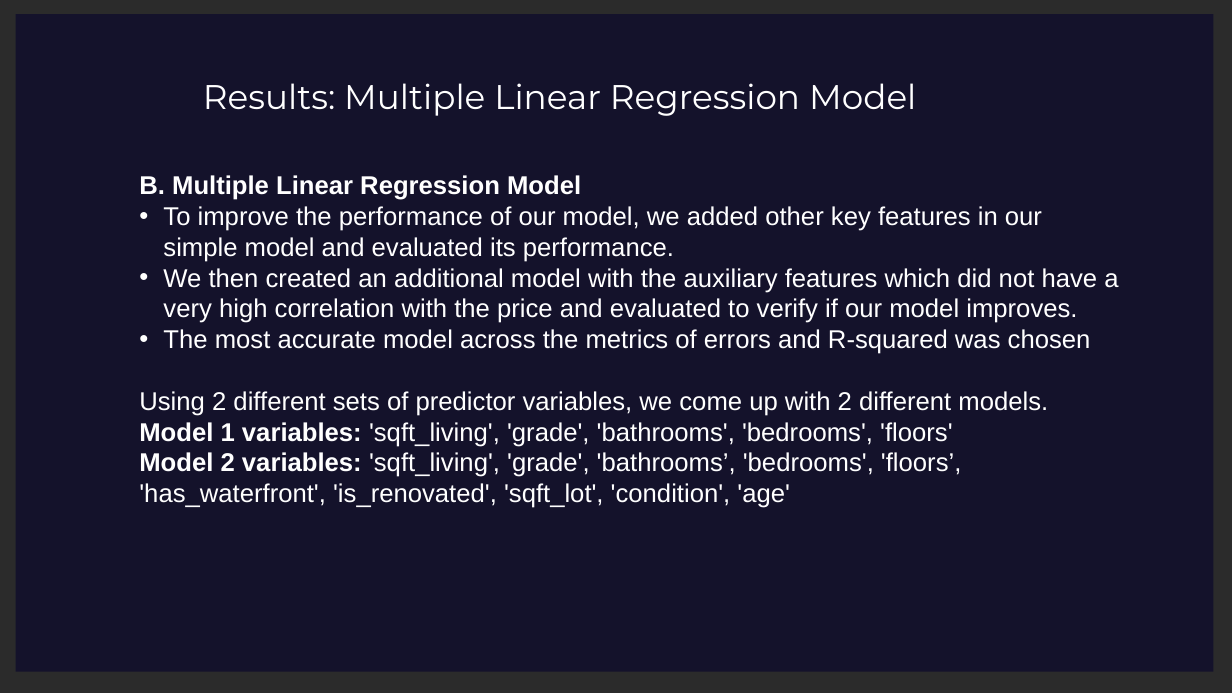
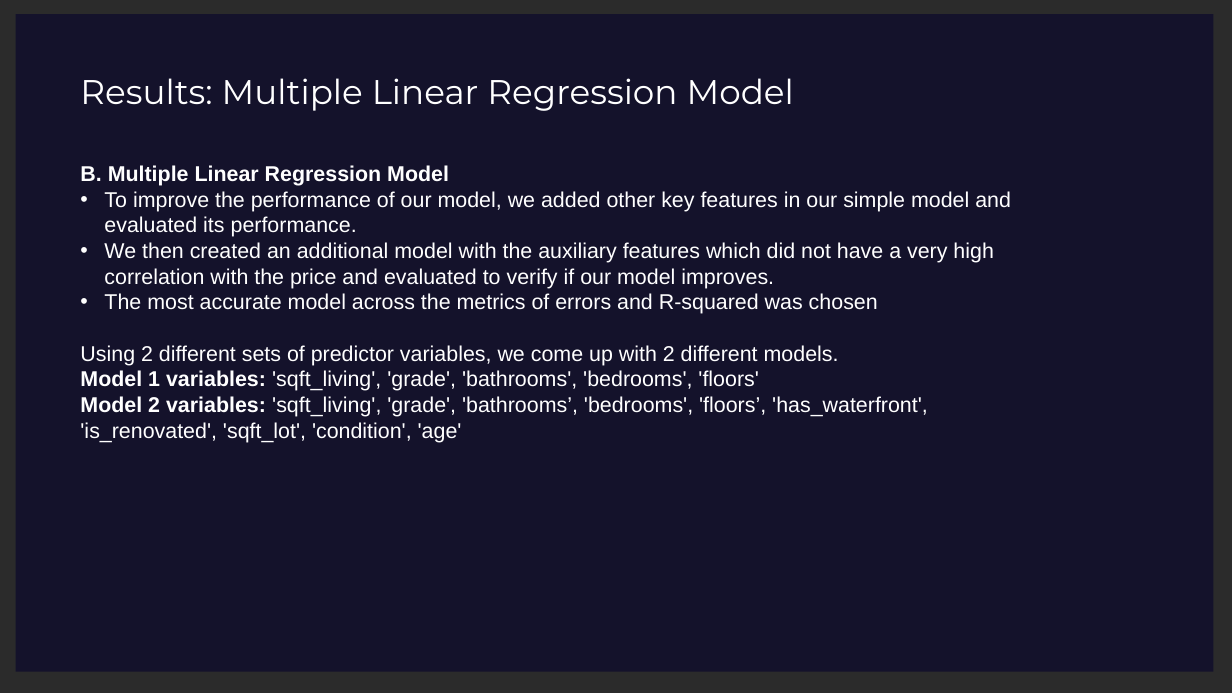
Before and after one commit to Leila-Nyambura/king-county-house-price-prediction-LRM, a slide deck: slide 12 of Northwestern-County-Homes-Regression-Modelling-Project-Presentation.pptx. Drawn at 1232x693 pixels with LibreOffice and Linux fonts; fonts in the diff are those of the drawing; background and template pictures are left out; a plain dark background stands for a picture behind light text. Boxes give left, top, right and bottom in pixels: in the first picture for what was removed or moved away, otherwise in the second. Text is boxed around its words. In the diff, an @@ line names an element or a change of style, - is before the commit and + after.

```diff
--- a/Northwestern-County-Homes-Regression-Modelling-Project-Presentation.pptx
+++ b/Northwestern-County-Homes-Regression-Modelling-Project-Presentation.pptx
@@ text "Results: Multiple Linear Regression Model": place and size @@
-text "Results: Multiple Linear Regression Model" at box(203, 83, 916, 116)
+text "Results: Multiple Linear Regression Model" at box(80, 78, 794, 111)
@@ text "B. Multiple Linear Regression Model": place and size @@
-text "B. Multiple Linear Regression Model" at box(139, 175, 1118, 508)
+text "B. Multiple Linear Regression Model" at box(80, 165, 1011, 443)
@@ text "B. Multiple Linear Regression Model" at box(80, 165, 1011, 443): size 24 to 20 pt @@
```
Also in this commit, not shown: 23 other slides changed, 3 slides removed, 1 other file.
